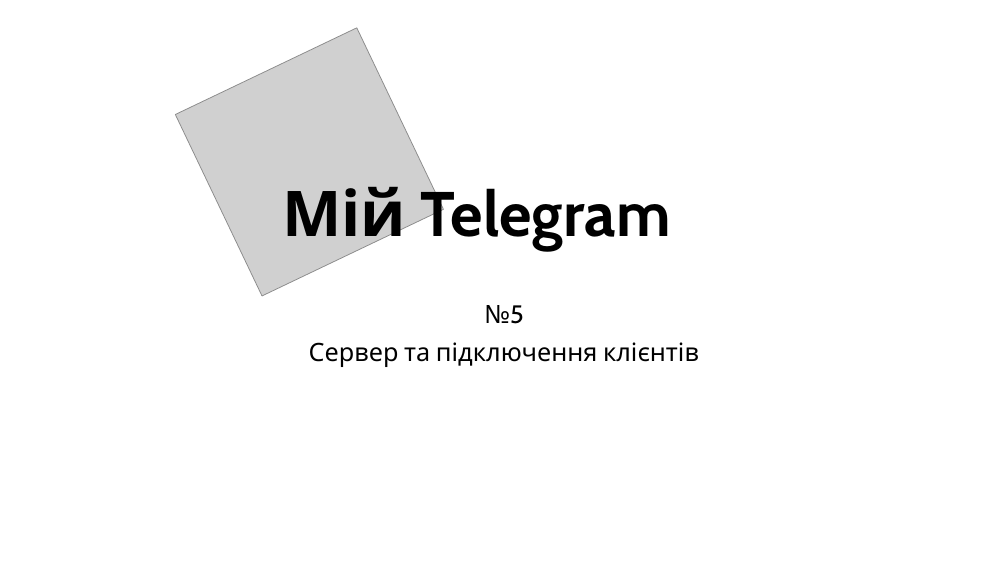
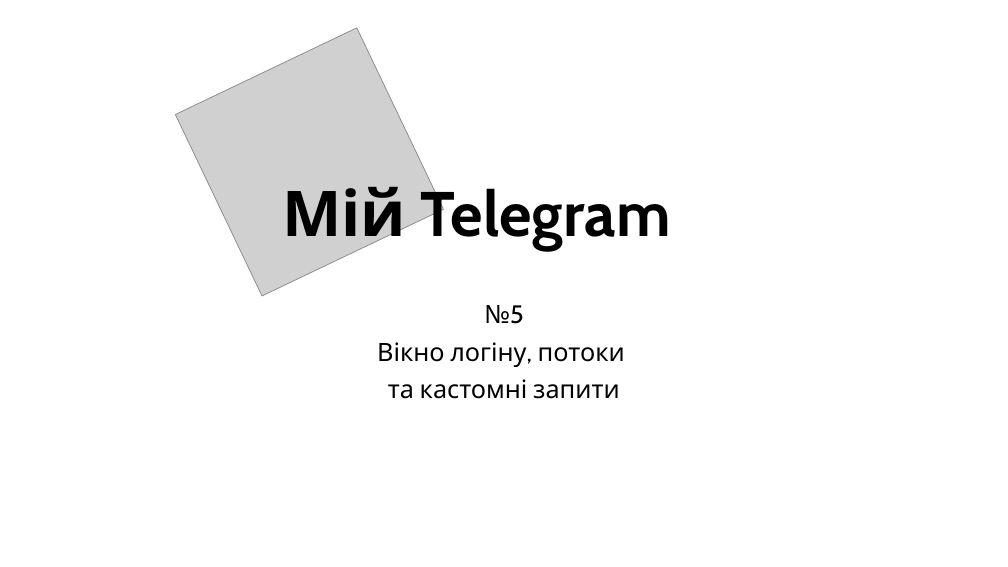
Before and after one commit to Archasmiel/CoolMessenger-JavaFX, a slide deck: slide 1 of lesson5/Lesson5.pptx. Drawn at 1008x567 pixels with LibreOffice and Linux fonts; fonts in the diff are those of the drawing; grey boxes stand for pictures. Boxes give left, top, right and bottom in pixels: in the first picture for what was removed or moved away, otherwise in the second. Text is boxed around its words. In the diff, an @@ line names an element or a change of style, - is before the commit and + after.

```diff
--- a/lesson5/Lesson5.pptx
+++ b/lesson5/Lesson5.pptx
@@ subtitle at box(377, 342, 625, 399): text changed @@
-Сервер та підключення клієнтів
+Вікно логіну, потоки
+та кастомні запити
```
Also in this commit, not shown: 13 other slides changed, 1 slide added, 2 slides removed, 14 other files.
